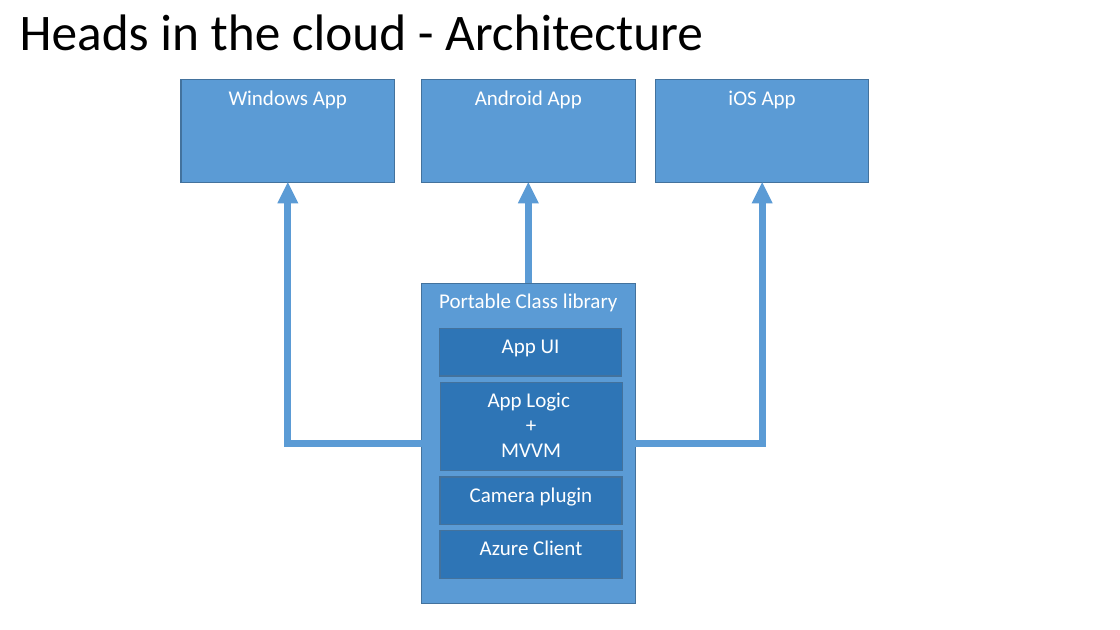
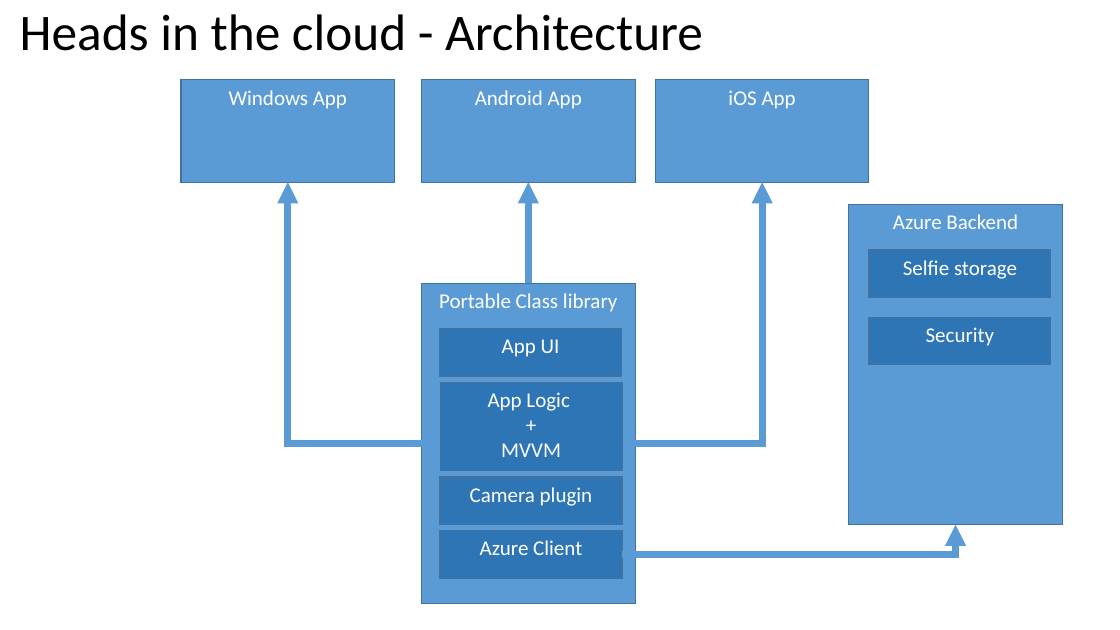
Before and after one commit to valeryjacobs/HeadsInTheCloud, a slide deck: slide 3 of HeadsInTheCloud.pptx. Drawn at 1120x630 pixels with LibreOffice and Linux fonts; fonts in the diff are those of the drawing. Boxes give left, top, right and bottom in pixels: in the first picture for what was removed or moved away, otherwise in the second. Text is boxed around its words. In the diff, an @@ line names an element or a change of style, - is before the commit and + after.

Commit message:
Upd

```diff
--- a/HeadsInTheCloud.pptx
+++ b/HeadsInTheCloud.pptx
@@ rectangle added at [849, 204, 1062, 524], fill #5B9BD5, outline #43739E 1 pt, 18 pt, text #FFFFFF @@
+Azure Backend
@@ rectangle added at [869, 250, 1051, 298], fill #2E75B6, outline #43739E 1 pt, 18 pt, text #FFFFFF @@
+Selfie storage
@@ rectangle added at [869, 318, 1051, 365], fill #2E75B6, outline #43739E 1 pt, 18 pt, text #FFFFFF @@
+Security
@@ elbow arrow added from (623, 555) to (956, 525), #5B9BD5 6 pt @@
```
